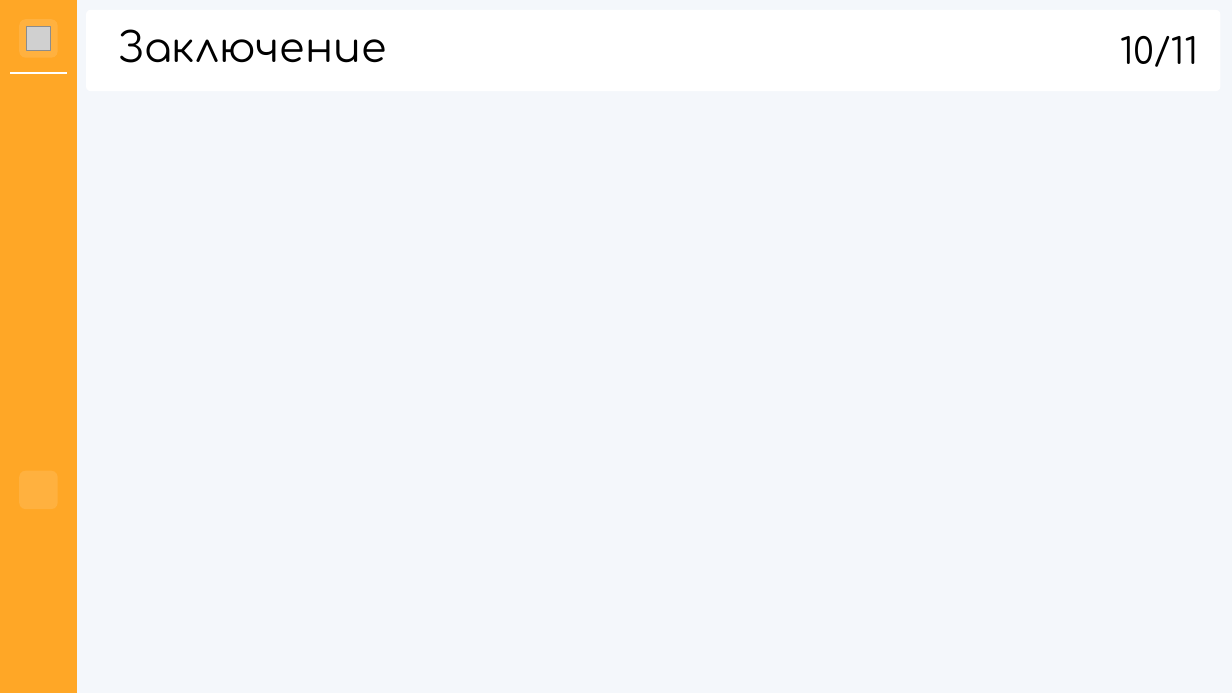
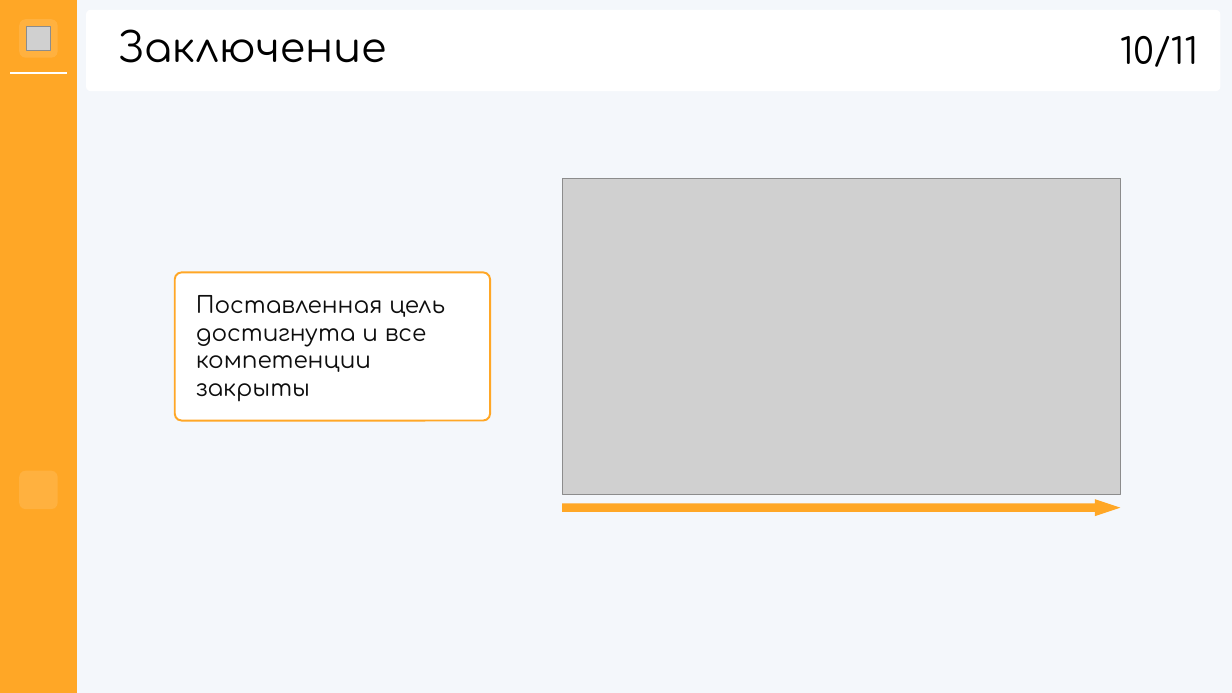
Before and after one commit to hhallva/cmdnt-website, a slide deck: slide 10 of КП/Презентация/Презентация.pptx. Drawn at 1232x693 pixels with LibreOffice and Linux fonts; fonts in the diff are those of the drawing; grey boxes stand for pictures; background and template pictures are left out. Boxes give left, top, right and bottom in pixels: in the first picture for what was removed or moved away, otherwise in the second. Text is boxed around its words. In the diff, an @@ line names an element or a change of style, - is before the commit and + after.

```diff
--- a/КП/Презентация/Презентация.pptx
+++ b/КП/Презентация/Презентация.pptx
@@ picture added at (562,178,1120,494) @@
@@ rounded rectangle added at (175,273,490,421), fill #FFFFFF, outline #FFA726 1.5 pt @@
@@ text added at (196,295,445,402), 18 pt, text #0E0E0E @@
+Поставленная цель достигнута и все компетенции закрыты
@@ right arrow added at (562,499,1120,516), fill #FFA726 @@
```
Also in this commit, not shown: 4 other slides changed, 1 slide added, 1 slide removed.
